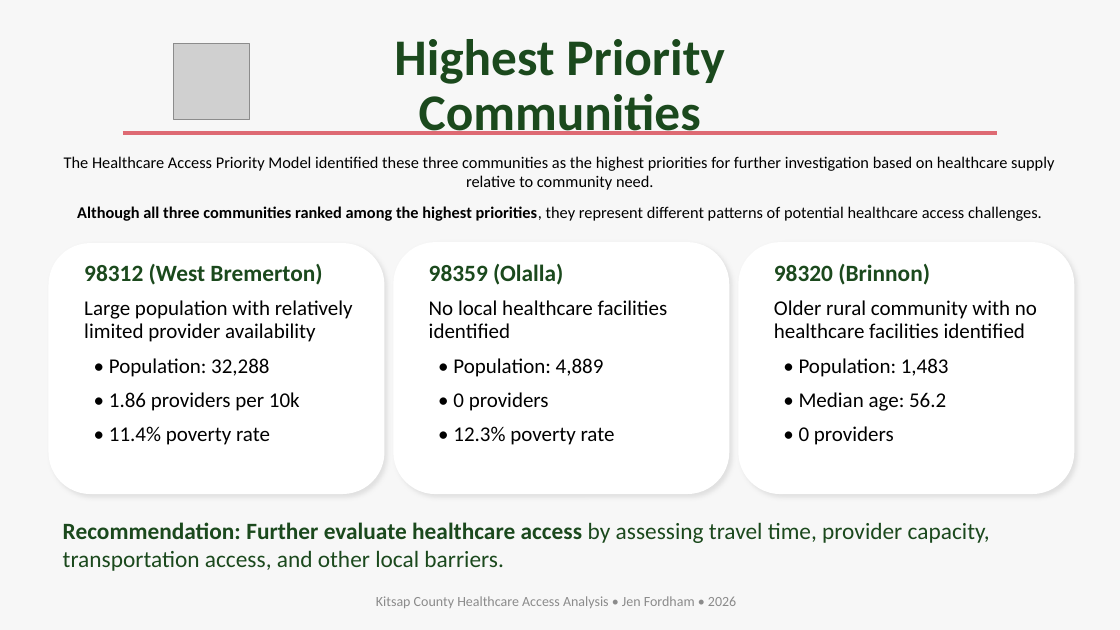
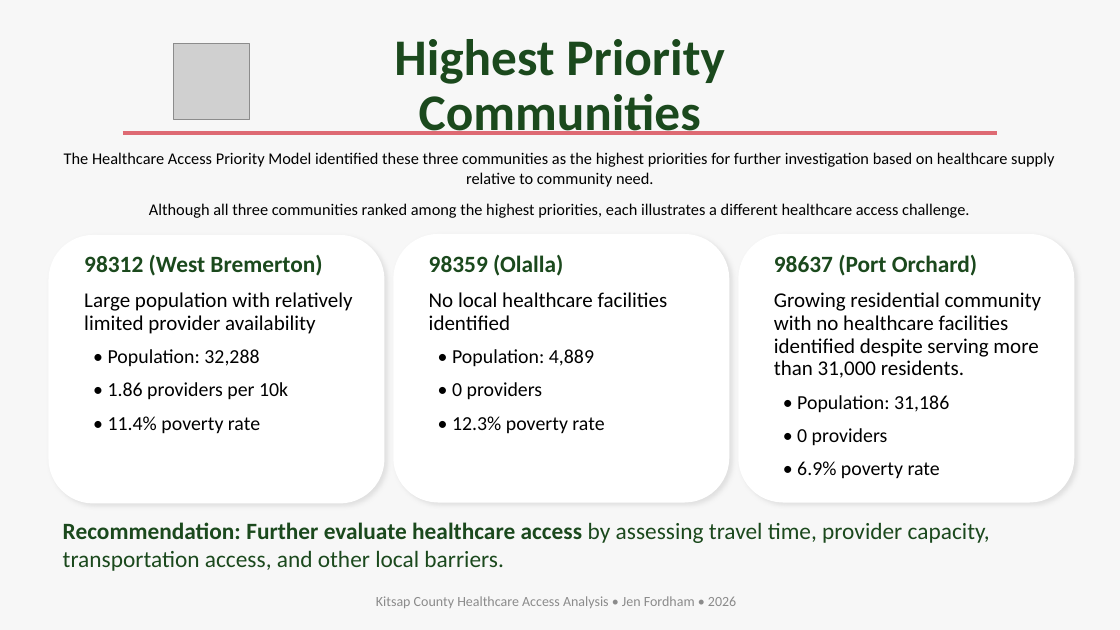
Before and after one commit to JenFordham/healthcare_access_kitsap, a slide deck: slide 7 of presentation/kitsap_healthcare_access_equity_slidedeck.pptx. Drawn at 1120x630 pixels with LibreOffice and Linux fonts; fonts in the diff are those of the drawing; grey boxes stand for pictures. Boxes give left, top, right and bottom in pixels: in the first picture for what was removed or moved away, otherwise in the second. Text is boxed around its words. In the diff, an @@ line names an element or a change of style, - is before the commit and + after.

```diff
--- a/presentation/kitsap_healthcare_access_equity_slidedeck.pptx
+++ b/presentation/kitsap_healthcare_access_equity_slidedeck.pptx
@@ text at [149,203,969,218]: text changed @@
-Although all three communities ranked among the highest priorities, they represent different patterns of potential healthcare access challenges.
+Although all three communities ranked among the highest priorities, each illustrates a different healthcare access challenge.
@@ rounded rectangle: place and size @@
-rounded rectangle at [49,243,385,494]
+rounded rectangle at [49,235,385,504]
@@ rounded rectangle: place and size @@
-rounded rectangle at [393,242,729,494]
+rounded rectangle at [393,234,729,503]
@@ rounded rectangle: place and size @@
-rounded rectangle at [739,242,1075,494]
+rounded rectangle at [739,234,1075,503]
@@ text "98312 (West Bremerton)": place and size @@
-text "98312 (West Bremerton)" at [84,264,353,445]
+text "98312 (West Bremerton)" at [84,255,353,434]
@@ text "98359 (Olalla)": place and size @@
-text "98359 (Olalla)" at [429,264,668,445]
+text "98359 (Olalla)" at [429,255,668,434]
@@ text "98637 (Port Orchard)": place and size @@
-text "98637 (Port Orchard)" at [774,264,1037,445]
+text "98637 (Port Orchard)" at [774,255,1042,479]
@@ text at [774,255,1042,413]: text changed @@
-98320 (Brinnon)
-Older rural community with no healthcare facilities identified
-• Population: 1,483
-• Median age: 56.2
+98637 (Port Orchard)
+Growing residential community with no healthcare facilities identified despite serving more than 31,000 residents.
+• Population: 31,186
@@ text at [108,349,288,434]: size 18 to 17 pt in "• Population: 32,288", "• 1.86 providers per 10k", "• 11.4% poverty rate" @@
@@ text at [452,349,604,434]: size 18 to 17 pt in "• Population: 4,889", "• 0 providers", "• 12.3% poverty rate" @@
@@ text at [797,428,888,446]: size 18 to 17 pt in "• 0 providers" @@
@@ text at [797,461,940,479]: paragraph added @@
+• 6.9% poverty rate
```
Also in this commit, not shown: 15 other files.
